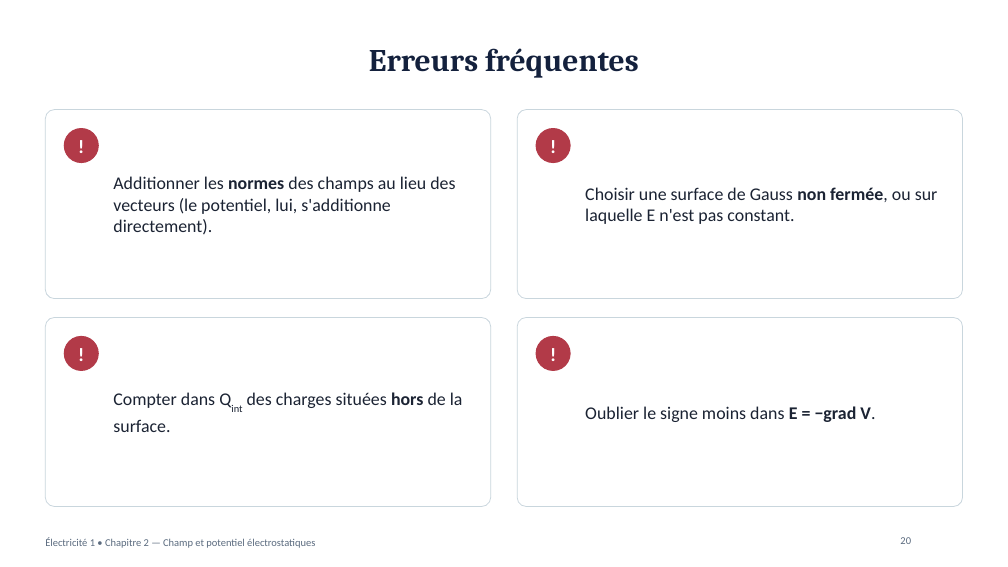
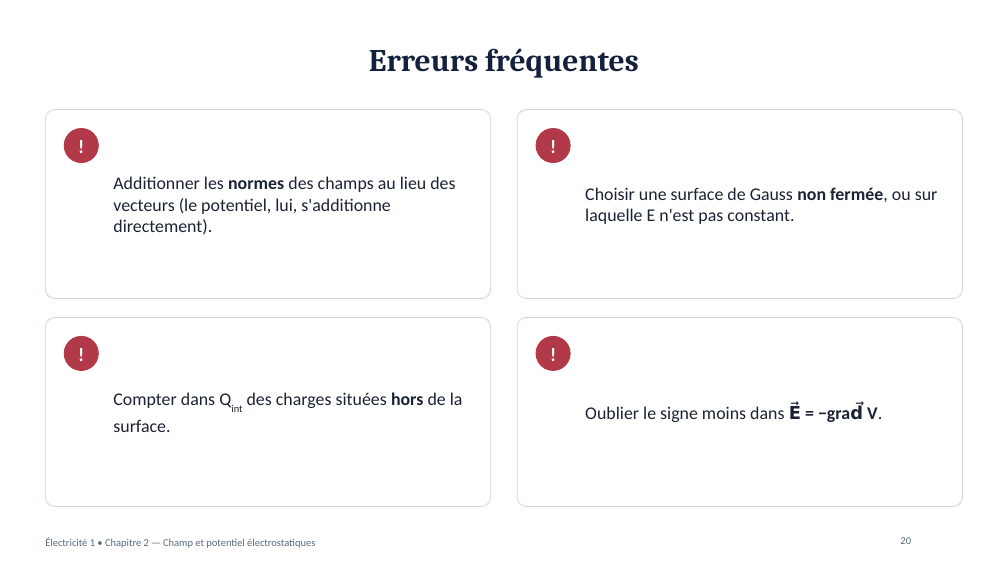
Before and after one commit to physiquefacile/physiquefacile.github.io, a slide deck: slide 20 of slides/Electricite_Chapitre_2_Champ_potentiel.pptx. Drawn at 1008x567 pixels with LibreOffice and Linux fonts; fonts in the diff are those of the drawing; background and template pictures are left out. Boxes give left, top, right and bottom in pixels: in the first picture for what was removed or moved away, otherwise in the second. Text is boxed around its words. In the diff, an @@ line names an element or a change of style, - is before the commit and + after.

```diff
--- a/slides/Electricite_Chapitre_2_Champ_potentiel.pptx
+++ b/slides/Electricite_Chapitre_2_Champ_potentiel.pptx
@@ text at (585,406,878,422): text changed @@
-Oublier le signe moins dans E = −grad V.
+Oublier le signe moins dans E⃗ = −grad⃗ V.
```
Also in this commit, not shown: 7 other slides changed, 2 other files.
